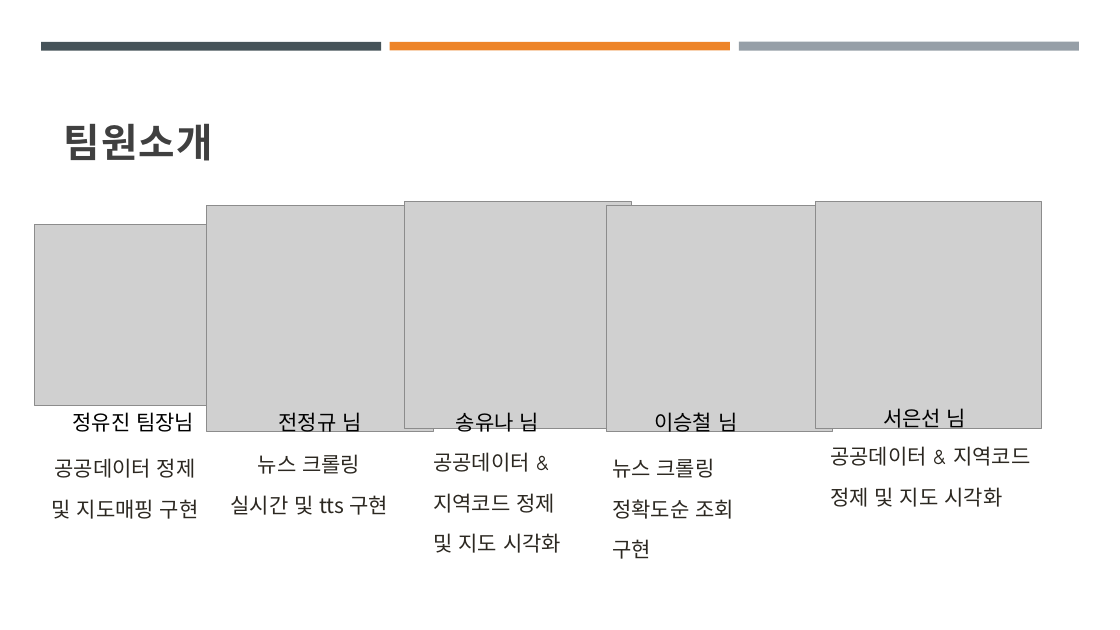
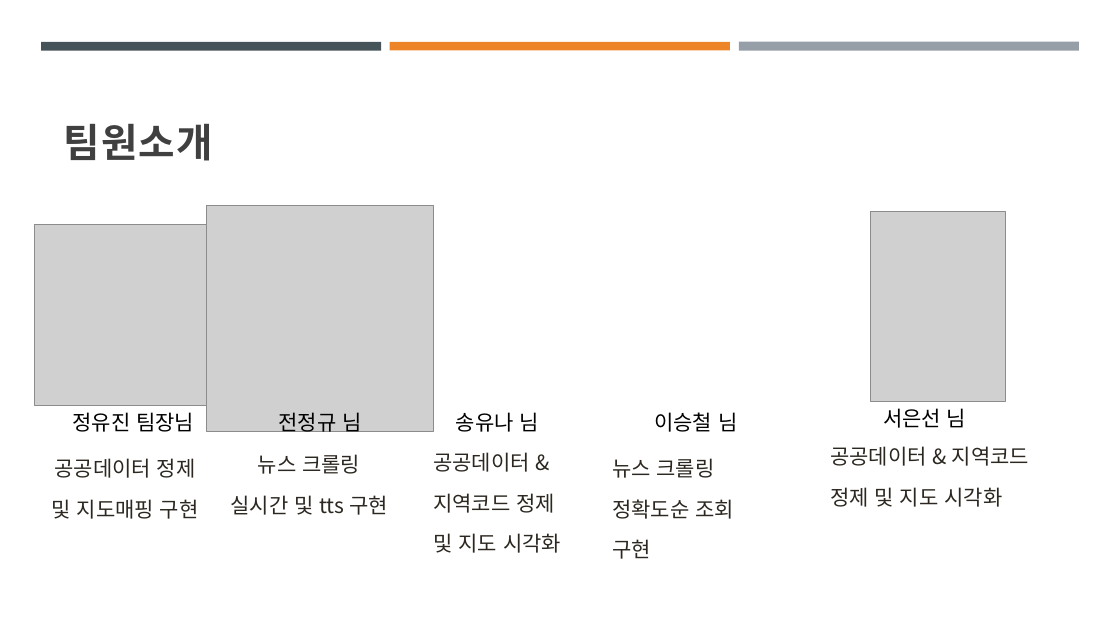
Before and after one commit to skn-ai14-250409/SKN14-1st-5Team, a slide deck: slide 3 of JeonJungKyu/2차수정본.pptx. Drawn at 1120x630 pixels with LibreOffice and Linux fonts; fonts in the diff are those of the drawing; grey boxes stand for pictures. Boxes give left, top, right and bottom in pixels: in the first picture for what was removed or moved away, otherwise in the second. Text is boxed around its words. In the diff, an @@ line names an element or a change of style, - is before the commit and + after.

```diff
--- a/JeonJungKyu/2차수정본.pptx
+++ b/JeonJungKyu/2차수정본.pptx
@@ picture removed at (405, 202, 632, 429) @@
@@ picture removed at (607, 205, 833, 432) @@
@@ picture removed at (815, 202, 1042, 429) @@
@@ picture added at (870, 212, 1006, 402) @@
@@ text "공공데이터 & 지역코드 정제 및 ..." at (433, 452, 561, 553): font Comic Neue to Noto Sans CJK KR @@
@@ text "공공데이터 & 지역코드 정제 및 ..." at (830, 446, 1029, 507): font Comic Neue to Noto Sans CJK KR @@
```
Also in this commit, not shown: 5 other slides changed, 1 slide added, 1 slide removed, 6 other files.
